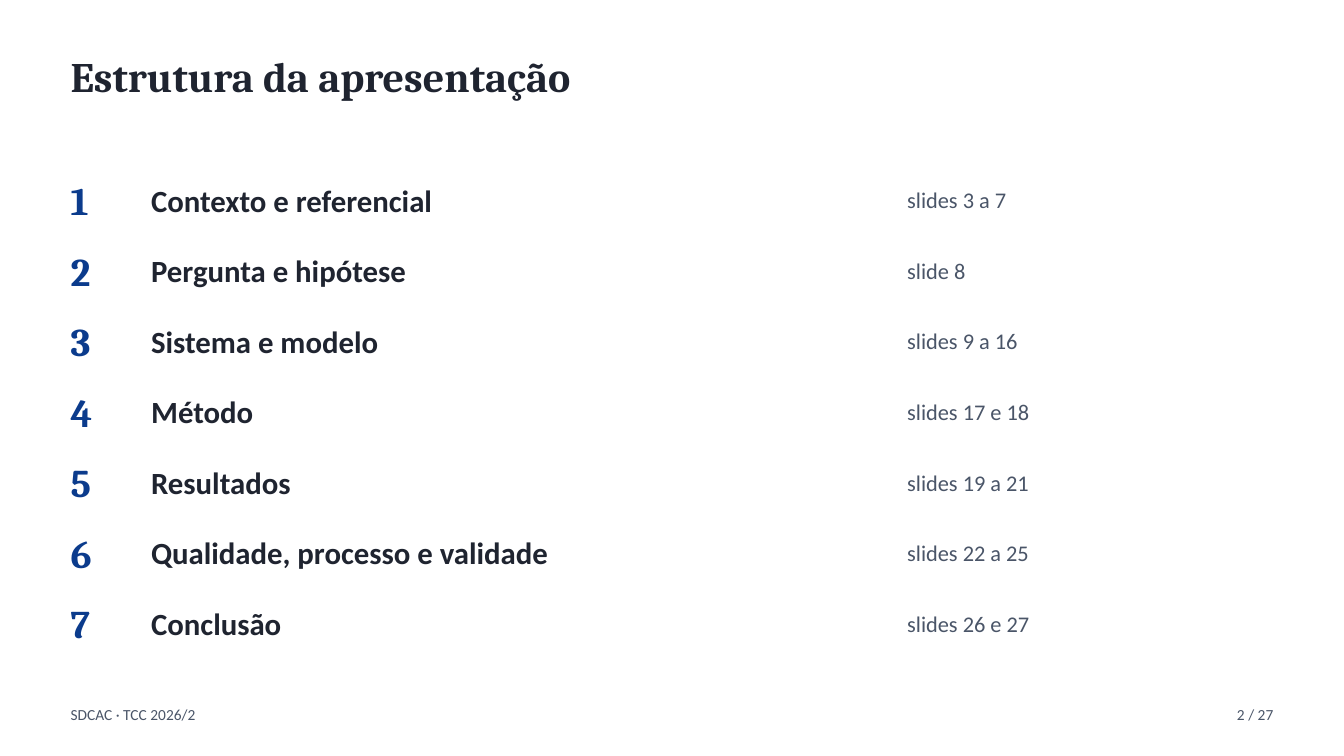
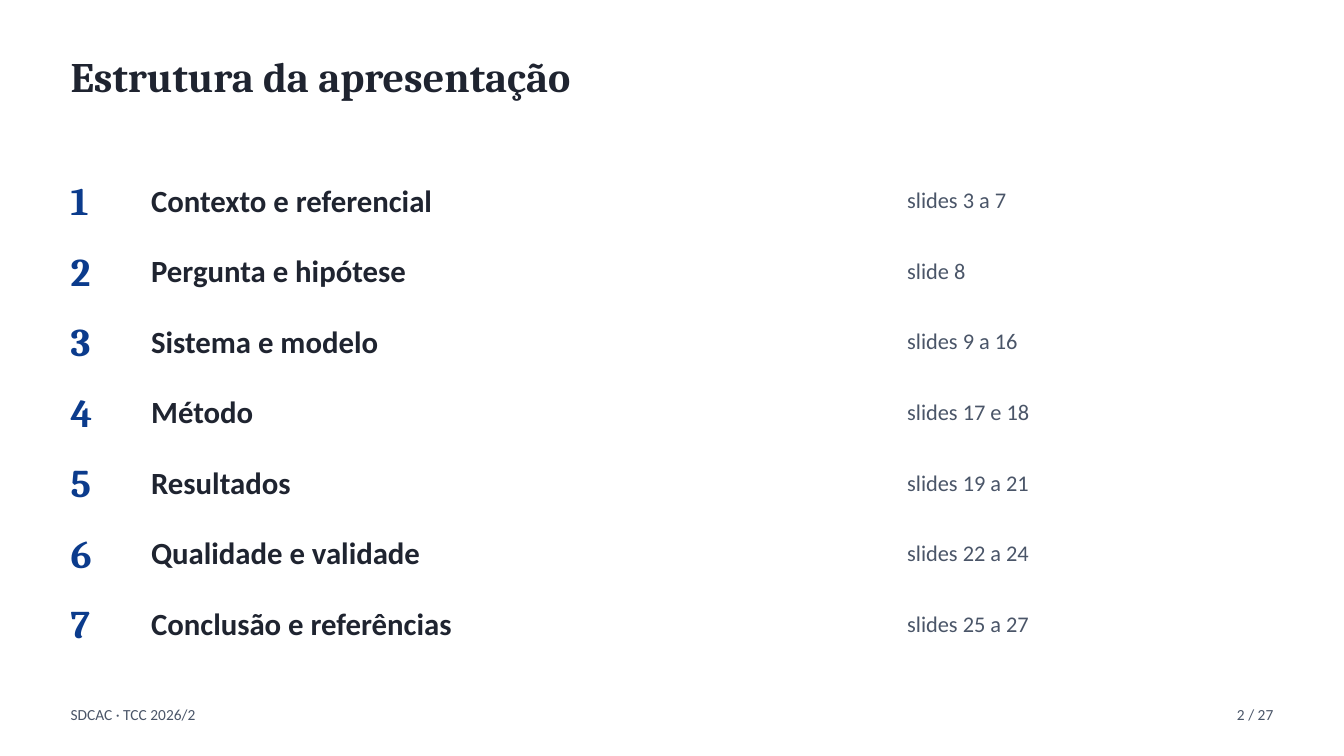
Before and after one commit to Codexrocks/TCC_SDCAC, a slide deck: slide 2 of apresentacao/apresentacao-sdcac.pptx. Drawn at 1344x756 pixels with LibreOffice and Linux fonts; fonts in the diff are those of the drawing. Boxes give left, top, right and bottom in pixels: in the first picture for what was removed or moved away, otherwise in the second. Text is boxed around its words. In the diff, an @@ line names an element or a change of style, - is before the commit and + after.

```diff
--- a/apresentacao/apresentacao-sdcac.pptx
+++ b/apresentacao/apresentacao-sdcac.pptx
@@ text at [151,542,420,568]: text changed @@
-Qualidade, processo e validade
+Qualidade e validade
@@ text at [907,545,1029,561]: text changed @@
-slides 22 a 25
+slides 22 a 24
@@ text at [151,613,452,636]: text changed @@
-Conclusão
+Conclusão e referências
@@ text at [907,616,1029,632]: text changed @@
-slides 26 e 27
+slides 25 a 27
```
Also in this commit, not shown: 2 other slides changed, 1 slide added, 1 slide removed, 12 other files.
